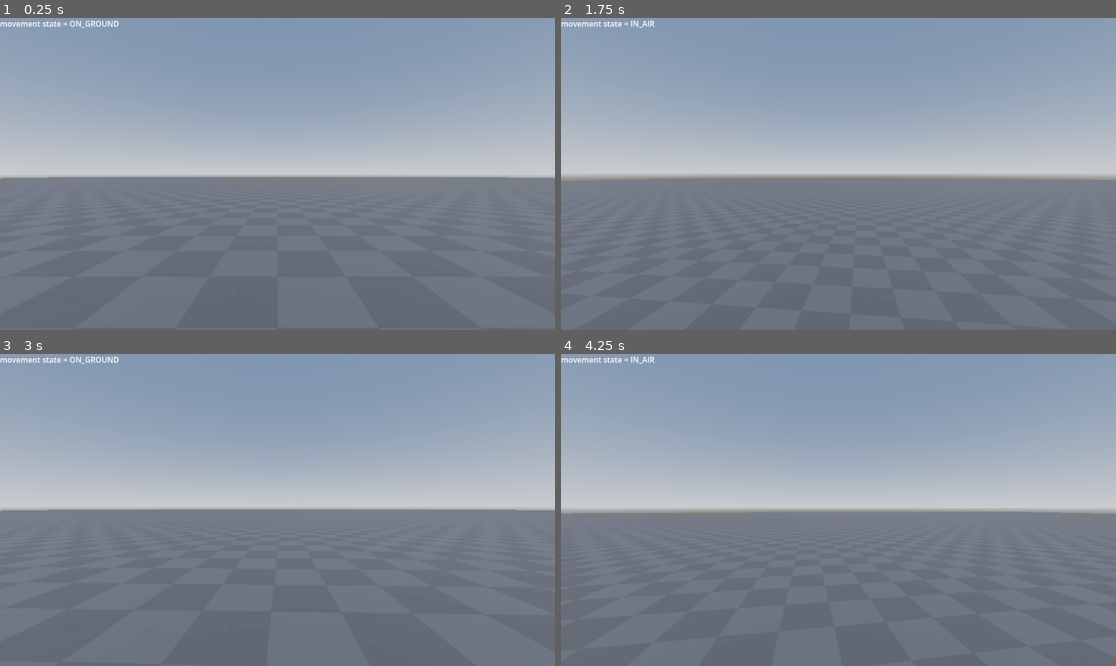
Above: before the commit, frames 1-4 (two rows, left to right).
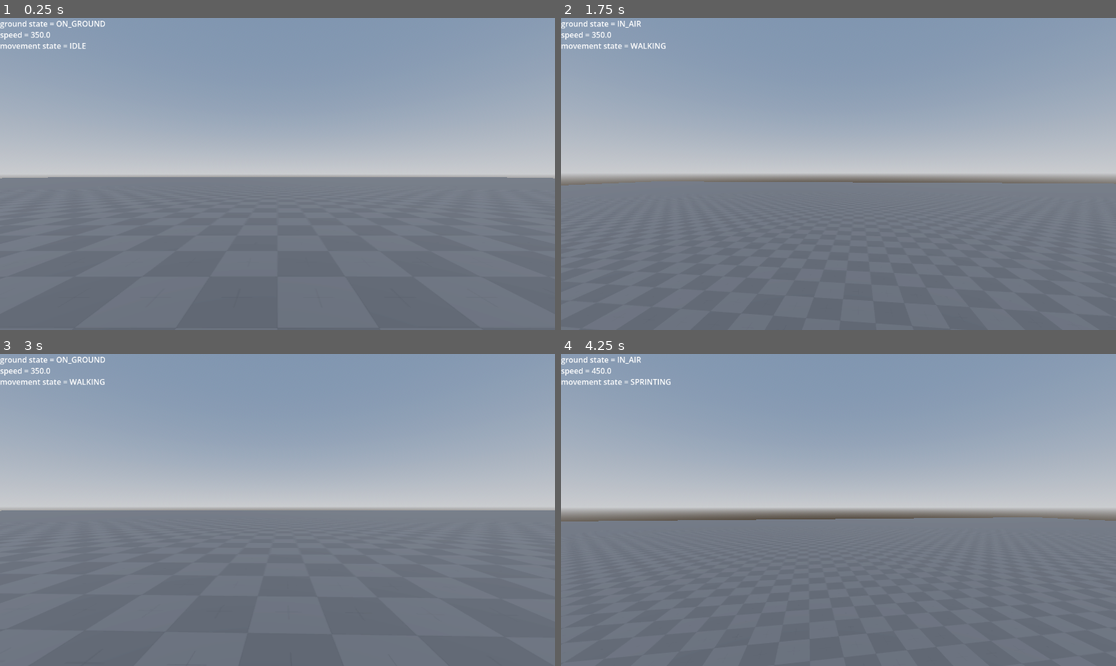
Above: after the commit, the same moments.

Repository: schlorp/Bo3Clone
Game: Godot game, scene res://Scenes/Game.tscn
The game is run twice, just before and just after one commit, with the same random seed, the same clock (stepped at 60 frames per second) and the same inputs.
Inputs (mouse positions are in pixels of both pictures, inside the frame that each line leads up to):
- Up to frame 1 (0.25 s): no input
- Up to frame 2 (1.75 s): tap Enter at 0.5 s; move the mouse to (866, 174) at 0.52 s; hold Shift (game_sprint, bound only after the commit) 0.53-1.28 s; hold W (game_move_forward) from 0.53 s (still down); click (866, 174) at 0.67 s; tap Space (game_jump) at 0.77, 1.52 s; move the mouse to (810, 174) at 1.27 s; right-click (810, 174) at 1.35 s; tap Shift (game_sprint, bound only after the commit) at 1.55 s
- Up to frame 3 (3 s): keep holding W (game_move_forward); tap Space (game_jump) at 2 s; move the mouse to (288, 503) at 2.02 s; press the mouse at (288, 503) at 2.03 s; tap Shift (game_sprint, bound only after the commit) at 2.3 s; tap Enter at 2.75 s; move the mouse to (271, 516) at 2.77 s; release the mouse at (271, 516) at 2.78 s; tap V (game_switch_fire_mode) at 2.85 s; click (271, 516) at 2.92 s
- Up to frame 4 (4.25 s): keep holding W (game_move_forward); tap Space (game_jump) at 3.02, 3.5, 3.77 s; tap Shift (game_sprint, bound only after the commit) at 3.05 s; move the mouse to (877, 513) at 3.52 s; hold Shift (game_sprint, bound only after the commit) from 3.53 s (still down); tap 1 (game_switch_key_1) at 3.6 s

The runs differ from the first frame. In frame 1, 0.5% of the frame differs, in the area x 0-22%, y 0-11%; in frame 2, 1.0%; in frame 3, 0.7%; in frame 4, 1.9%, in the area x 0-100%, y 0-54%.

Commit message:
added debug text for movement and added sprinting functionality to the movement_node

Diff:
--- a/Scenes/InputHandler/player_input_parse_node.gd
+++ b/Scenes/InputHandler/player_input_parse_node.gd
@@ -18,6 +18,8 @@
 
 signal on_item_switch_input(index: int)
 
+signal on_sprint_input(is_sprinting: bool)
+
 func _process(delta: float) -> void:
 	handle_movement_input()
 	handle_mouse_input()
@@ -25,6 +27,7 @@
 	handle_fire_mode_switch_input()
 	handle_item_switch_input()
 	handle_jump_input()
+	handle_sprint_input()
 
 func handle_movement_input() -> void:
 	var movement_vector := Vector3.ZERO
@@ -70,3 +73,9 @@
 func handle_jump_input() -> void:
 	if Input.is_action_just_pressed("game_jump"):
 		emit_signal("on_jump_input_just_pressed")
+
+func handle_sprint_input() -> void:
+	if Input.is_action_pressed("game_sprint"):
+		emit_signal("on_sprint_input", true)
+	else:
+		emit_signal("on_sprint_input", false)
--- a/Scenes/Movement/MovementNode.tscn
+++ b/Scenes/Movement/MovementNode.tscn
@@ -8,7 +8,7 @@
 
 [node name="RichTextLabel" type="RichTextLabel" parent="." unique_id=633701025]
 offset_right = 300.0
-offset_bottom = 27.0
+offset_bottom = 56.0
 text = "--movementstatedebugtext--"
 fit_content = true
 script = ExtResource("2_hdc0v")
--- a/Scenes/Player/Player.tscn
+++ b/Scenes/Player/Player.tscn
@@ -28,6 +28,7 @@
 
 [node name="MovementNode" parent="." unique_id=848334543 node_paths=PackedStringArray("input_parser") instance=ExtResource("2_ft8w5")]
 input_parser = NodePath("../PlayerInputParseNode")
-movement_speed = 250.0
+movement_speed = 350.0
+jump_force = 3.0
 
 [node name="PlayerInputParseNode" parent="." unique_id=929400039 instance=ExtResource("1_ft8w5")]
--- a/Scripts/Movement/movement_node.gd
+++ b/Scripts/Movement/movement_node.gd
@@ -3,71 +3,98 @@
 
 @onready var parent_character: CharacterBody3D = get_parent() as CharacterBody3D
 @export var input_parser: PlayerInputParseNode
-@export var movement_speed: float = 5.0
+
+@export var walk_speed: float = 350.0
+@export var sprint_speed: float = 450.0
+
+var _current_movement_speed: float = walk_speed
+
 @export var jump_force: float = 2.5
 
-var jump_basis: Basis
+var _jump_basis: Basis
 
-var player_movement_state: Enums.PlayerMovementState = Enums.PlayerMovementState.ON_GROUND
+var _player_ground_state: Enums.PlayerGroundState = Enums.PlayerGroundState.ON_GROUND
+var _player_movement_state: Enums.PlayerMovementState = Enums.PlayerMovementState.IDLE
 
-var movement_vector: Vector3 = Vector3.ZERO
-var gravity: float = ProjectSettings.get_setting("physics/3d/default_gravity")
+var _movement_vector: Vector3 = Vector3.ZERO
+var _gravity: float = ProjectSettings.get_setting("physics/3d/default_gravity")
 
+signal ground_state_changed(state: Enums.PlayerGroundState)
 signal movement_state_changed(state: Enums.PlayerMovementState)
 
 func _ready() -> void:
 	input_parser.connect("on_movement_input", Callable(self, "handle_movement_input"))
 	input_parser.connect("on_jump_input_just_pressed", Callable(self, "jump"))
+	input_parser.connect("on_sprint_input", Callable(self, "sprint"))
 
 
 func handle_movement_input(vector: Vector3) -> void:
-	if player_movement_state == Enums.PlayerMovementState.IN_AIR:
+	if _player_ground_state == Enums.PlayerGroundState.IN_AIR:
 		return
 
 	var direction := Vector3.ZERO
 	direction.x = vector.x
 	direction.z = vector.z
 	direction = direction.normalized()
-	movement_vector.x = direction.x
-	movement_vector.z = direction.z
+	_movement_vector.x = direction.x
+	_movement_vector.z = direction.z
 
 
 func apply_movementvector(delta: float) -> void:
-	if player_movement_state == Enums.PlayerMovementState.IN_AIR:
-		parent_character.velocity = jump_basis * movement_vector * movement_speed * delta
+	if _player_ground_state == Enums.PlayerGroundState.IN_AIR:
+		parent_character.velocity = _jump_basis * _movement_vector * _current_movement_speed * delta
 	else:
-		parent_character.velocity = parent_character.transform.basis * movement_vector * movement_speed * delta
-	print("Movement Vector: ", movement_vector)
-	print ("Transform Basis: ", parent_character.transform.basis)
-	print("Velocity: ", parent_character.velocity)
+		parent_character.velocity = parent_character.transform.basis * _movement_vector * _current_movement_speed * delta
 
 	parent_character.move_and_slide()
 
 
 func apply_gravity(delta: float) -> void:
 	if !parent_character.is_on_floor():
-		movement_vector.y -= gravity * delta
+		_movement_vector.y -= _gravity * delta
 	else:
-		movement_vector.y = 0
+		_movement_vector.y = 0
 
 
 func _physics_process(delta: float) -> void:
 	apply_movementvector(delta)
 	apply_gravity(delta)
+	update_ground_state()
 	update_movement_state()
 
 
 func jump() -> void:
-	if player_movement_state == Enums.PlayerMovementState.ON_GROUND:
-		jump_basis = parent_character.transform.basis
-		movement_vector.y = jump_force
+	if _player_ground_state == Enums.PlayerGroundState.ON_GROUND:
+		_jump_basis = parent_character.transform.basis
+		_movement_vector.y = jump_force
 
+
+func sprint(is_sprinting: bool) -> void:
+	if is_sprinting:
+		_current_movement_speed = sprint_speed
+	else:
+		_current_movement_speed = walk_speed
+
+
+func update_ground_state() -> void:
+	if parent_character.is_on_floor():
+		_player_ground_state = Enums.PlayerGroundState.ON_GROUND
+	else:
+		_player_ground_state = Enums.PlayerGroundState.IN_AIR
+
+	emit_signal("ground_state_changed", _player_ground_state)
 
 
 func update_movement_state() -> void:
-	if parent_character.is_on_floor():
-		player_movement_state = Enums.PlayerMovementState.ON_GROUND
-	else:
-		player_movement_state = Enums.PlayerMovementState.IN_AIR
+	if _player_ground_state == Enums.PlayerGroundState.IN_AIR:
+		_player_movement_state = Enums.PlayerMovementState.IDLE
+		return
 
-	emit_signal("movement_state_changed", player_movement_state)
+	if _movement_vector.x == 0 and _movement_vector.z == 0:
+		_player_movement_state = Enums.PlayerMovementState.IDLE
+	elif _current_movement_speed == walk_speed:
+		_player_movement_state = Enums.PlayerMovementState.WALKING
+	elif _current_movement_speed == sprint_speed:
+		_player_movement_state = Enums.PlayerMovementState.SPRINTING
+
+	emit_signal("movement_state_changed", _player_movement_state)
--- a/Scripts/Movement/movementnodedebug.gd
+++ b/Scripts/Movement/movementnodedebug.gd
@@ -2,10 +2,23 @@
 
 @onready var movement_node: MovementNode = get_parent() as MovementNode
 
+var ground_state_text: String = "ground state = "
+var movement_state_text: String = "movement state = "
+
 # Called when the node enters the scene tree for the first time.
 func _ready() -> void:
+	movement_node.connect("ground_state_changed", Callable(self, "on_ground_state_changed"))
 	movement_node.connect("movement_state_changed", Callable(self, "on_movement_state_changed"))
 
+func _process(delta: float) -> void:
+	process_text()
+
+
+func on_ground_state_changed(state: Enums.PlayerGroundState) -> void:
+	ground_state_text = "ground state = " + str(Enums.PlayerGroundState.keys()[state]) + "\n"
 
 func on_movement_state_changed(state: Enums.PlayerMovementState) -> void:
-	text = "movement state = " + str(Enums.PlayerMovementState.keys()[state])
+	movement_state_text = "movement state = " + str(Enums.PlayerMovementState.keys()[state])
+
+func process_text() -> void:
+	text = ground_state_text + "speed = " + str(movement_node._current_movement_speed) + "\n" + movement_state_text
--- a/Scripts/Utilities/enums.gd
+++ b/Scripts/Utilities/enums.gd
@@ -13,7 +13,13 @@
 	BURST
 }
 
-enum PlayerMovementState{
+enum PlayerGroundState{
 	ON_GROUND,
 	IN_AIR,
 }
+
+enum PlayerMovementState{
+	IDLE,
+	WALKING,
+	SPRINTING
+}
--- a/project.godot
+++ b/project.godot
@@ -76,6 +76,11 @@
 "events": [Object(InputEventKey,"resource_local_to_scene":false,"resource_name":"","device":0,"window_id":0,"alt_presse …(189 unchanged characters)…
 ]
 }
+game_sprint={
+"deadzone": 0.2,
+"events": [Object(InputEventKey,"resource_local_to_scene":false,"resource_name":"","device":-1,"window_id":0,"alt_pressed":false,"shift_pressed":false,"ctrl_pressed":false,"meta_pressed":false,"pressed":false,"keycode":0,"physical_keycode":4194325,"key_label":0,"unicode":0,"location":0,"echo":false,"script":null)
+]
+}
 
 [physics]
 
